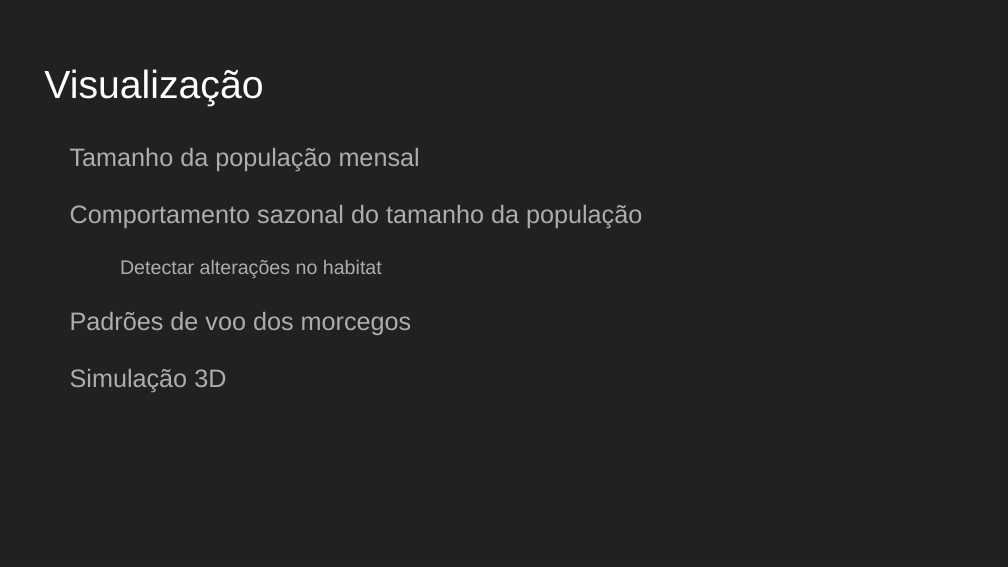
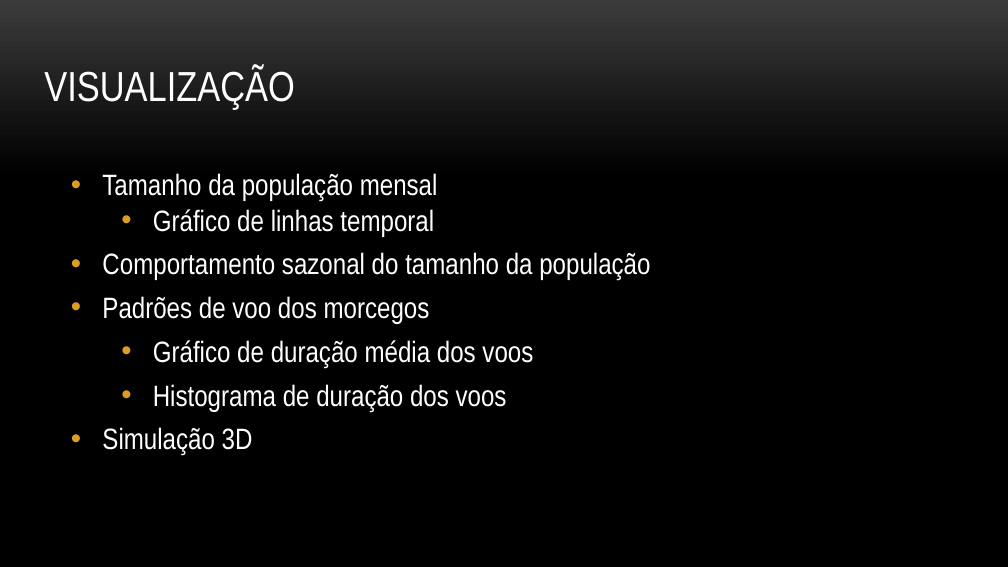
Before and after one commit to rrbarioni/BatVis-visualizacao-2017-1, a slide deck: slide 9 of files/Apresentacao_BatVis.pptx. Drawn at 1008x567 pixels with LibreOffice and Linux fonts; fonts in the diff are those of the drawing; background and template pictures are left out. Boxes give left, top, right and bottom in pixels: in the first picture for what was removed or moved away, otherwise in the second. Text is boxed around its words. In the diff, an @@ line names an element or a change of style, - is before the commit and + after.

Commit message:
Update presentation

```diff
--- a/files/Apresentacao_BatVis.pptx
+++ b/files/Apresentacao_BatVis.pptx
@@ background #212121 to picture (left out) @@
@@ title at box(44, 66, 294, 108): text changed; size 28 to 30 pt; font Arial to Arial Narrow @@
-Visualização
+VISUALIZAÇÃO
@@ text "Tamanho da população mensal": place and size @@
-text "Tamanho da população mensal" at box(70, 148, 642, 393)
+text "Tamanho da população mensal" at box(102, 173, 650, 455)
@@ text at box(102, 173, 650, 455): size 18 to 21 pt, font Arial to Arial Narrow, text colour #ADADAD to #FFFFFF in "Tamanho da população mensal", "Comportamento sazonal do tamanho da população", "Padrões de voo dos morcegos", "Simulação 3D"; bullet none to •; line spacing 1.15 to 1; less space between paragraphs @@
@@ text at box(153, 209, 434, 236): paragraph added @@
+  • Gráfico de linhas temporal
@@ text at box(120, 260, 382, 278): paragraph removed @@
-  Detectar alterações no habitat
@@ text at box(153, 340, 533, 411): paragraphs added @@
+  • Gráfico de duração média dos voos
+  • Histograma de duração dos voos
```
Also in this commit, not shown: 7 other slides changed, 2 slides added, 1 slide removed, 1 other file.
